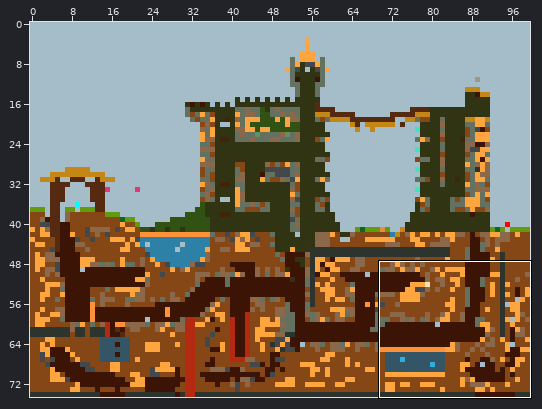
One commit to this sprite sheet: Maps/newcycle/Orang_Castlevania.png. The picture above shows the old version from afar; the outline marks the close-up.
Close-up. First the earlier version:
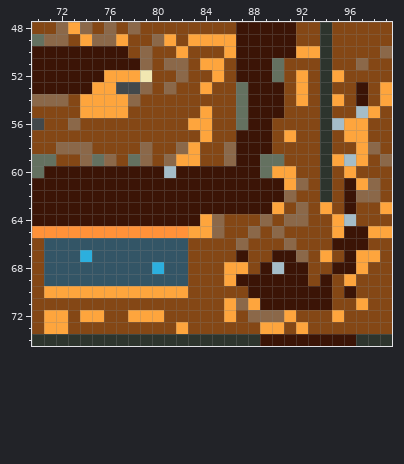
The file is 100x75 pixels. Colours within 5 levels of each other are drawn and written as one. Shown: x 70..99, y 48..74.
And afterwards:
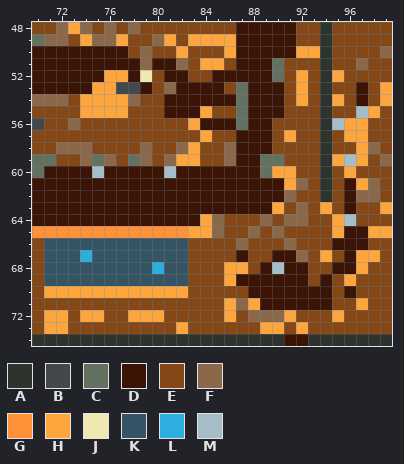
Palette (. is transparent): A #2d342d  B #42484b  C #647160  D #3b1406  E #844715  F #8b6849  G #ff9239  H #fea53d  J #f1e7b1  K #335566  L #2cafde  M #a5bdc8
The edit:
y 51: x 80..81 EF -> DD
y 52: x 78 H -> D; x 81..82 EF -> DD; x 85..86 HE -> DD
y 53: x 79 F -> D; x 82..85 EEHE -> DDDD
y 54: x 81..86 EEEEEE -> DDDDDD
y 55: x 81..83 EEE -> DDD
y 56: x 84..86 HEE -> DDD
y 60: x 75 D -> M
y 74: x 89..90 DD -> AA; x 93..96 DDDD -> AAAA
Where, in picture pixels (left, top, right, bottom), the same in both close-ups:
changed: (128, 58, 236, 130)
changed: (92, 166, 104, 178)
changed: (260, 334, 356, 346)
